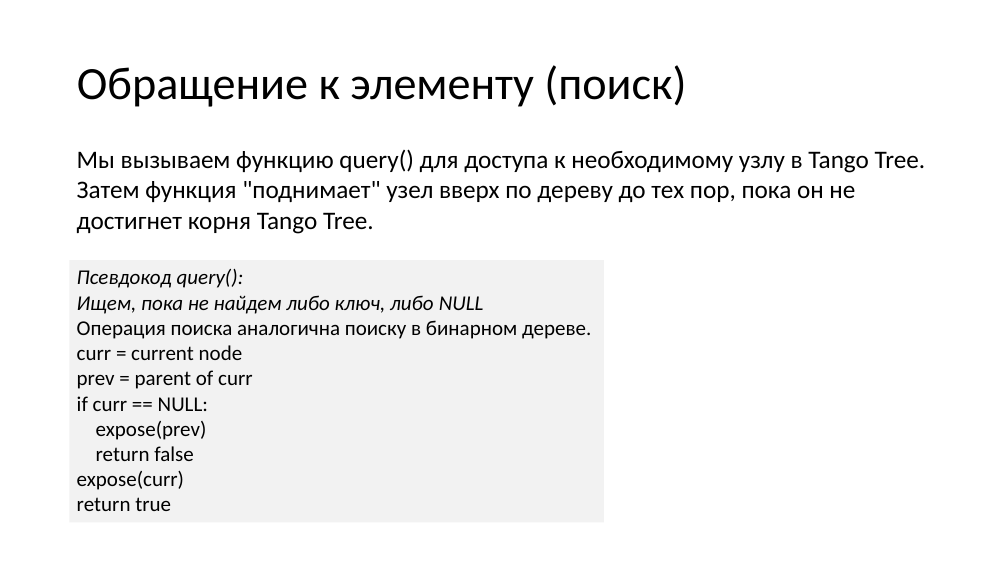
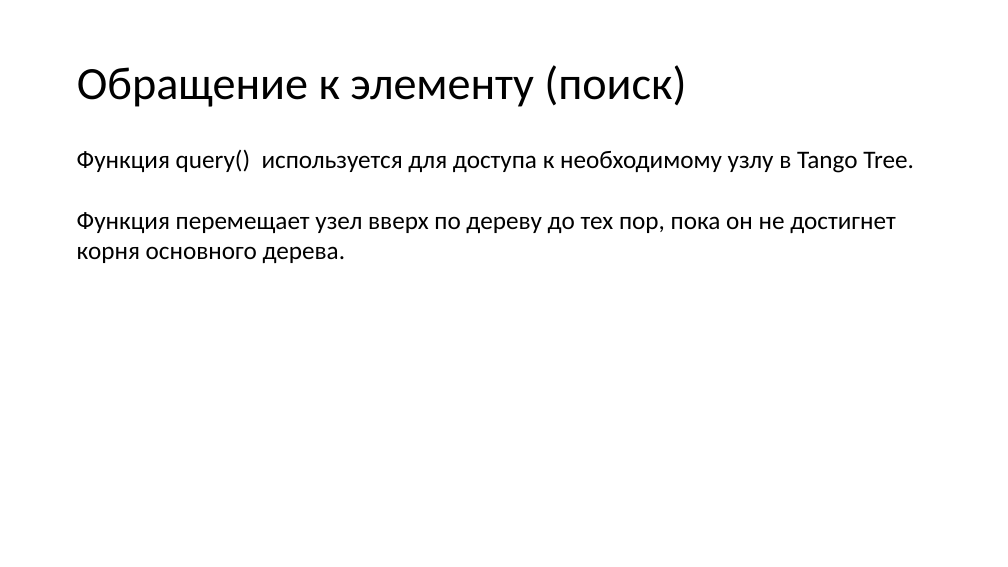
Before and after one commit to Far0ver/TangoTree, a slide deck: slide 13 of Танго дерево презентация.pptx (slide 12 before the commit). Drawn at 1008x567 pixels with LibreOffice and Linux fonts; fonts in the diff are those of the drawing. Boxes give left, top, right and bottom in pixels: in the first picture for what was removed or moved away, otherwise in the second. Text is boxed around its words. In the diff, an @@ line names an element or a change of style, - is before the commit and + after.

```diff
--- a/Танго дерево презентация.pptx
+++ b/Танго дерево презентация.pptx
@@ text at (77,150,914,263): text changed @@
-Мы вызываем функцию query() для доступа к необходимому узлу в Tango Tree. Затем функция "поднимает" узел вверх по дереву до тех пор, пока он не достигнет корня Tango Tree.
+Функция query() используется для доступа к необходимому узлу в Tango Tree.
+Функция перемещает узел вверх по дереву до тех пор, пока он не достигнет корня основного дерева.
@@ rectangle removed at (70,260,604,523) @@
-Псевдокод query():
-Ищем, пока не найдем либо ключ, либо NULL
-Операция поиска аналогична поиску в бинарном дереве.
-curr = current node
-prev = parent of curr
-if curr == NULL:
-expose(prev)
-return false
-expose(curr)
-return true
```
Also in this commit, not shown: 12 other slides changed, 6 slides added, 3 slides removed.
